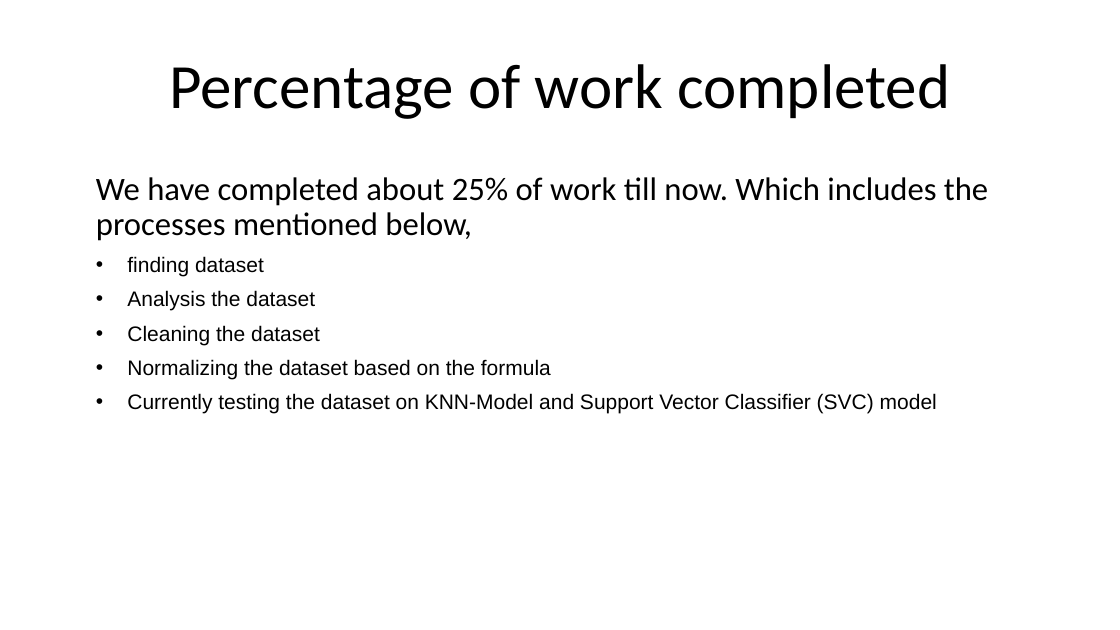
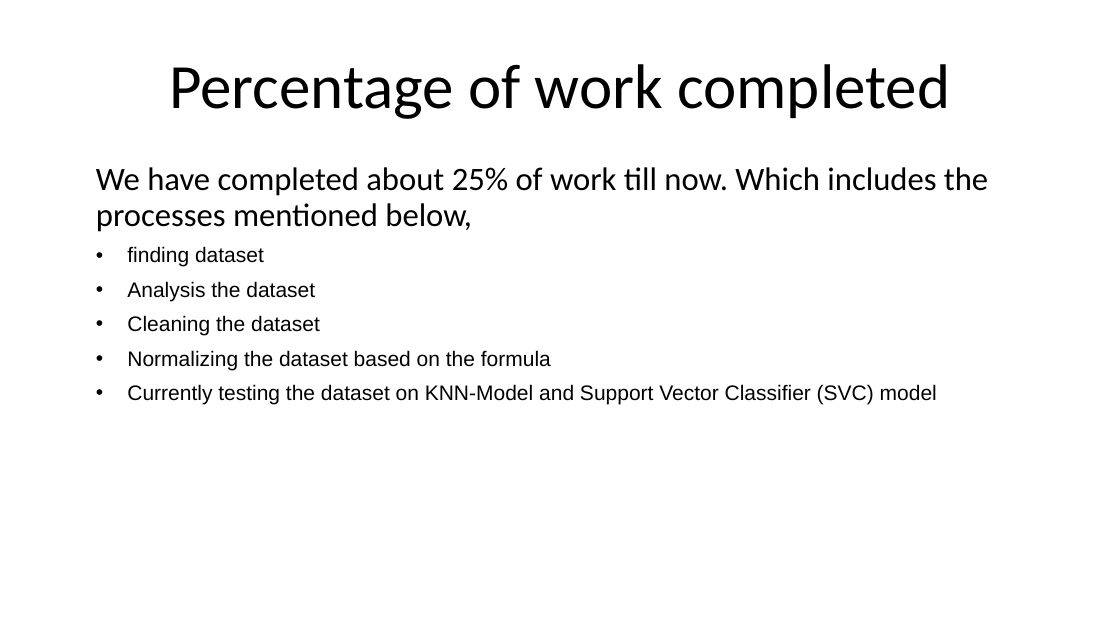
Before and after one commit to Sriram-Karthick-k/final-year-project, a slide deck: slide 17 of final/2nd review/Fake Currency Detection Using Image Processing.pptx (slide 11 before the commit). Drawn at 1120x630 pixels with LibreOffice and Linux fonts; fonts in the diff are those of the drawing. Boxes give left, top, right and bottom in pixels: in the first picture for what was removed or moved away, otherwise in the second. Text is boxed around its words. In the diff, an @@ line names an element or a change of style, - is before the commit and + after.

```diff
--- a/final/2nd review/Fake Currency Detection Using Image Processing.pptx
+++ b/final/2nd review/Fake Currency Detection Using Image Processing.pptx
@@ text "We have completed about 25% ...": place and size @@
-text "We have completed about 25% ..." at box(96, 177, 988, 414)
+text "We have completed about 25% ..." at box(96, 167, 988, 404)
```
Also in this commit, not shown: 7 other slides changed, 6 slides added, 1 slide removed, 1 other file.
